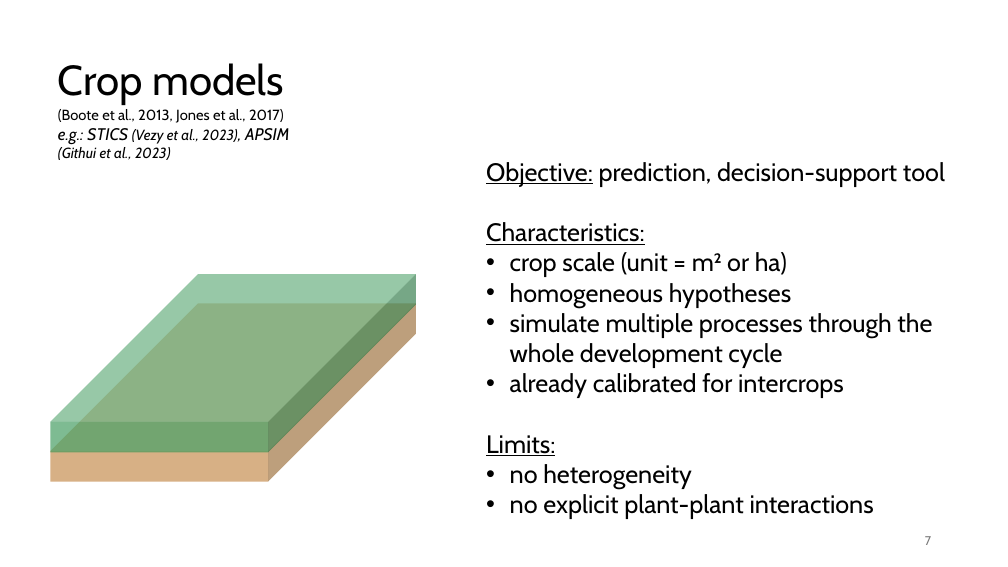
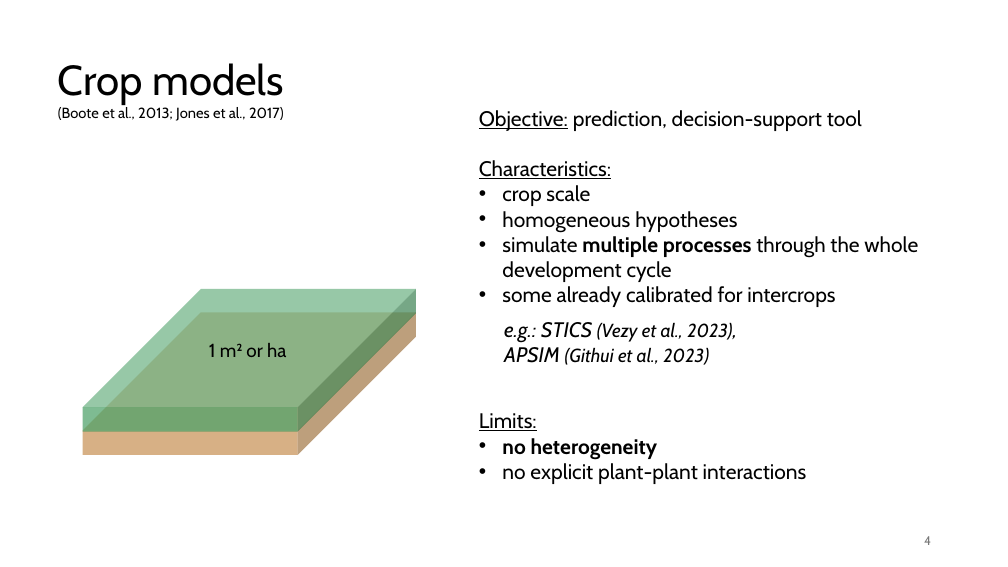
Before and after one commit to orianebro/PhD_Oriane, a slide deck: slide 4 of resources/ppt_reu_PhenoMEn_19_11_2024.pptx (slide 7 before the commit). Drawn at 1008x567 pixels with LibreOffice and Linux fonts; fonts in the diff are those of the drawing. Boxes give left, top, right and bottom in pixels: in the first picture for what was removed or moved away, otherwise in the second. Text is boxed around its words. In the diff, an @@ line names an element or a change of style, - is before the commit and + after.

```diff
--- a/resources/ppt_reu_PhenoMEn_19_11_2024.pptx
+++ b/resources/ppt_reu_PhenoMEn_19_11_2024.pptx
@@ text at <box>58,107,284,121</box>: text changed; italic off @@
-(Boote et al., 2013, Jones et al., 2017)
-e.g.: STICS (Vezy et al., 2023), APSIM (Githui et al., 2023)
+(Boote et al., 2013; Jones et al., 2017)
@@ text "Objective: prediction, decision-support tool": place and size @@
-text "Objective: prediction, decision-support tool" at <box>486,162,945,519</box>
+text "Objective: prediction, decision-support tool" at <box>479,110,918,484</box>
@@ text at <box>479,110,918,484</box>: size 24 to 20 pt in "Objective: prediction, decision-support tool", "Characteristics:", "homogeneous hypotheses", "simulate multiple processes through the whole development ..." and 3 more places; bold on in "multiple processes", "no heterogeneity" @@
@@ text at <box>502,185,590,206</box>: text changed; size 24 to 20 pt @@
-• crop scale (unit = m² or ha)
+• crop scale
@@ cube: place and size @@
-cube at <box>51,274,416,453</box>
+cube at <box>82,289,416,432</box>
@@ text at <box>502,286,835,307</box>: text changed; size 24 to 20 pt @@
-• already calibrated for intercrops
+• some already calibrated for intercrops
@@ cube: place and size @@
-cube at <box>51,303,416,482</box>
+cube at <box>82,312,416,455</box>
@@ text added at <box>504,322,732,365</box>, 18 pt, text #000000, italic @@
+e.g.: STICS (Vezy et al., 2023),
+APSIM (Githui et al., 2023)
@@ text added at <box>209,343,286,357</box>, 18 pt, text #000000 @@
+1 m² or ha
@@ page number at <box>924,536,931,545</box>: text changed @@
-7
+4
```
Also in this commit, not shown: 19 other slides changed, 1 slide added, 12 slides removed, 8 other files.
